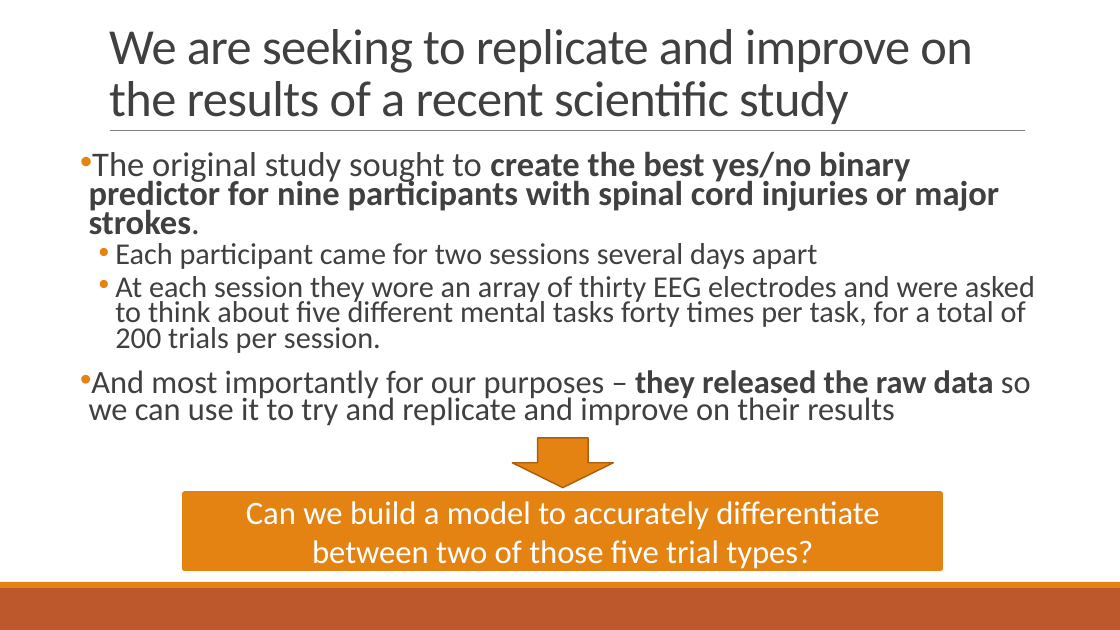
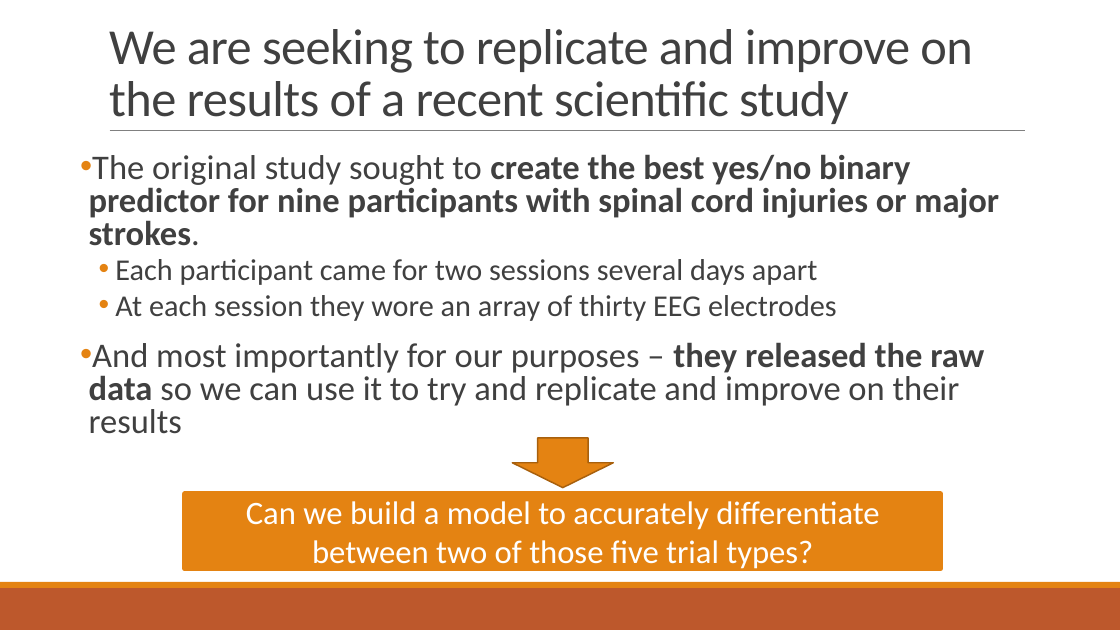
Before and after one commit to brentgaisford/BCI_for_stroke_and_paralysis_patients_classifying_eeg_signals, a slide deck: slide 2 of Using Neural Networks to Decode Brainwaves - Technical.pptx. Drawn at 1120x630 pixels with LibreOffice and Linux fonts; fonts in the diff are those of the drawing. Boxes give left, top, right and bottom in pixels: in the first picture for what was removed or moved away, otherwise in the second. Text is boxed around its words. In the diff, an @@ line names an element or a change of style, - is before the commit and + after.

Commit message:
pushing up v1 of the project. All code functional, but results not where I want them yet

```diff
--- a/Using Neural Networks to Decode Brainwaves - Technical.pptx
+++ b/Using Neural Networks to Decode Brainwaves - Technical.pptx
@@ text at [89,154,999,434]: size 27.8 to 29.6 pt in "And most importantly for our purposes – ..."; line spacing 0.7 to 0.8 @@
@@ text at [115,295,837,321]: text changed @@
-  • At each session they wore an array of thirty EEG electrodes and were asked to think about five different mental tasks forty times per task, for a total of 200 trials per session.
+  • At each session they wore an array of thirty EEG electrodes
```
Also in this commit, not shown: 3 other slides changed, 2 slides added, 1 other file.
